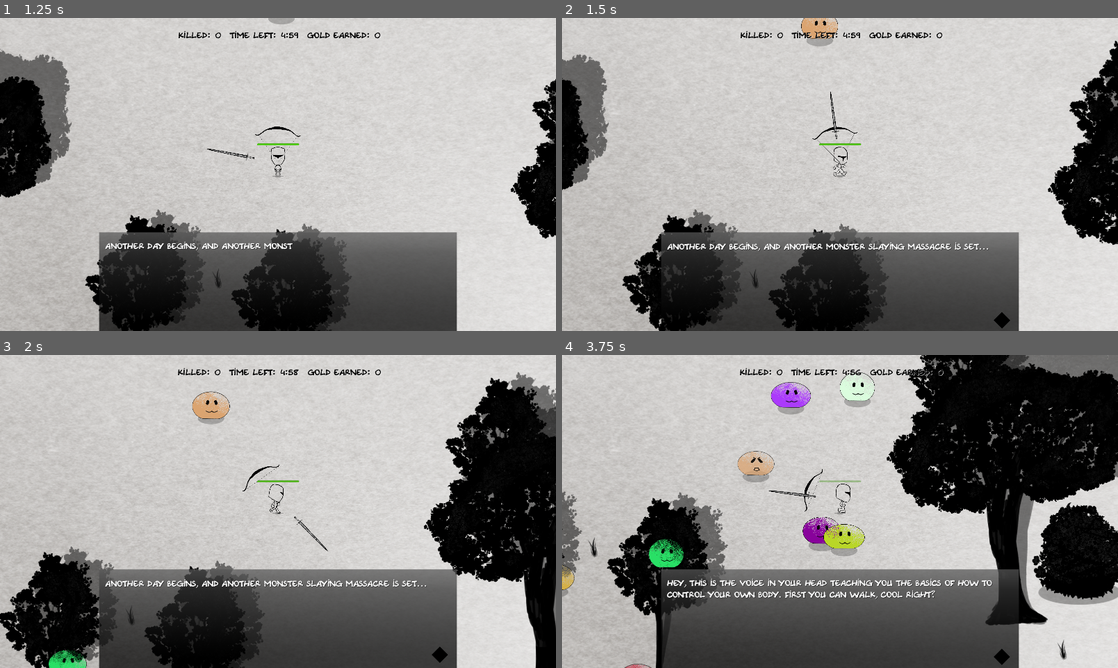
Above: before the commit, frames 1-4 (two rows, left to right).
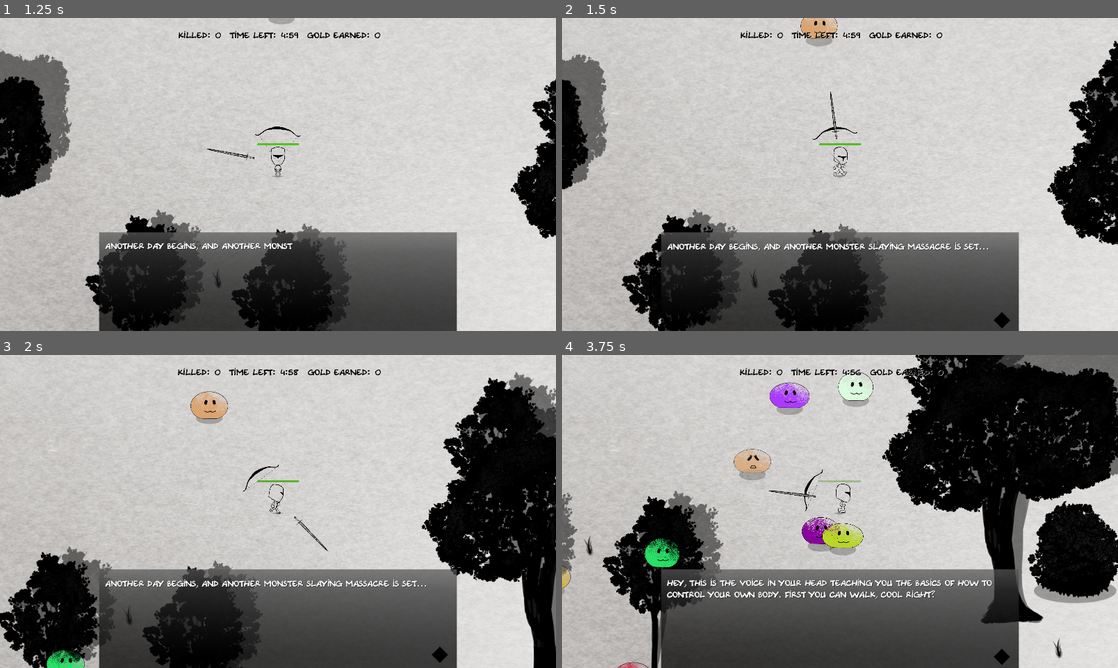
Above: after the commit, the same moments.

Repository: Raurs2/frontier-knight
Game: Godot game, scene res://scenes/main_menu.tscn
Same seed, same stepped clock (60 frames per second), same inputs: the game is played once before the commit and once after it.
Inputs (mouse positions are in pixels of both pictures, inside the frame that each line leads up to):
- Up to frame 1 (1.25 s): click "New Game" at 0.5 s
- Up to frame 2 (1.5 s): move the mouse to (962, 158) at 1.27 s; hold D (move_right) from 1.28 s (still down); tap Space (action) at 1.35 s
- Up to frame 3 (2 s): keep holding D (move_right)
- Up to frame 4 (3.75 s): move the mouse to (728, 527) at 2.02 s; release D (move_right) at 2.03 s; hold S (move_down) 2.03-2.78 s; tap Space (action) at 2.1, 2.85, 3.6 s; move the mouse to (895, 442) at 2.77 s; hold D (move_right) 2.78-3.53 s; move the mouse to (812, 574) at 3.52 s; hold W (move_up) from 3.53 s (still down)

Frame 1 is identical in both runs. In frame 2, 1.4% of the frame differs, in the area x 0-100%, y 0-100%; in frame 3, 4.1%; in frame 4, 8.7%.

Commit message:
small fixes

Diff:
--- a/resources/stats.gd
+++ b/resources/stats.gd
@@ -7,8 +7,9 @@
 const MIN_GOLD = 0
 
 #player Stats
-@export var player_stats = {'hp' : 100.0, 'str' : 20, 'def' : 20, 'dex' : 20, 'spd' : 20.0}
+@export var player_stats = {'hp' : 100.0, 'str' : 20, 'def' : 20, 'dex' : 20, 'spd' : 20.0, 'regen' : 1}
 @export var gold = 100
+@export var max_health = 100
 
 #Girl Stats
 @export var girl_stats = {'mood' : 1, 'trust' : 1, 'hunger' : 100}
@@ -24,7 +25,7 @@
 @export var days = 1
 
 #enemies
-@export var slime_stats = {'hp' : 75, 'dmg' : 20.0, 'def' : 5, 'spd' : 300.0}
+@export var slime_stats = {'hp' : 73, 'dmg' : 17.0, 'def' : 4, 'spd' : 300.0}
 @export var globin_stats = {'hp' : 135, 'dmg' : 40.0, 'def' : 15, 'spd' : 350.0}
 
 #Level Stats
--- a/scenes/Map2.tscn
+++ b/scenes/Map2.tscn
@@ -4,7 +4,7 @@
 [ext_resource type="Script" path="res://scripts/map_2.gd" id="1_g6asr"]
 
 [sub_resource type="RectangleShape2D" id="RectangleShape2D_q2bhd"]
-size = Vector2(338.187, 2205.39)
+size = Vector2(1, 2205.39)
 
 [node name="Map2" type="Node2D"]
 script = ExtResource("1_g6asr")
@@ -22,6 +22,7 @@
 metadata/_edit_use_anchors_ = true
 
 [node name="StaticBody2D3" type="StaticBody2D" parent="."]
+visible = false
 position = Vector2(35318, 81)
 
 [node name="CollisionShape2D" type="CollisionShape2D" parent="StaticBody2D3"]
@@ -30,6 +31,7 @@
 shape = SubResource("RectangleShape2D_q2bhd")
 
 [node name="StaticBody2D2" type="StaticBody2D" parent="."]
+visible = false
 
 [node name="CollisionShape2D" type="CollisionShape2D" parent="StaticBody2D2"]
 position = Vector2(-11317, 833)
@@ -37,6 +39,7 @@
 shape = SubResource("RectangleShape2D_q2bhd")
 
 [node name="StaticBody2D4" type="StaticBody2D" parent="."]
+visible = false
 position = Vector2(1855, -2097)
 rotation = 1.5708
 
@@ -46,6 +49,7 @@
 shape = SubResource("RectangleShape2D_q2bhd")
 
 [node name="StaticBody2D5" type="StaticBody2D" parent="."]
+visible = false
 position = Vector2(80, 35237)
 rotation = 1.5708
 
--- a/scenes/house.tscn
+++ b/scenes/house.tscn
@@ -728,6 +728,11 @@
 [node name="VBoxContainer" type="VBoxContainer" parent="Shop/PotionMenu/ScrollContainer/MarginContainer/VBoxContainer"]
 layout_mode = 2
 theme_override_constants/separation = 10
+
+[node name="RegenPotionBtn" type="Button" parent="Shop/PotionMenu/ScrollContainer/MarginContainer/VBoxContainer/VBoxContainer"]
+layout_mode = 2
+theme_override_font_sizes/font_size = 40
+text = "Regeneration Potion"
 
 [node name="StrPotionBtn" type="Button" parent="Shop/PotionMenu/ScrollContainer/MarginContainer/VBoxContainer/VBoxContainer"]
 layout_mode = 2
--- a/scenes/mob.tscn
+++ b/scenes/mob.tscn
@@ -3,8 +3,9 @@
 [ext_resource type="PackedScene" uid="uid://ogik4s70pgwl" path="res://scenes/slime.tscn" id="1_6whrl"]
 [ext_resource type="Script" path="res://scripts/mob.gd" id="1_vj3vd"]
 
-[sub_resource type="CircleShape2D" id="CircleShape2D_qx3k7"]
-radius = 45.1475
+[sub_resource type="CapsuleShape2D" id="CapsuleShape2D_b6nnu"]
+radius = 41.5361
+height = 83.0722
 
 [node name="Mob" type="CharacterBody2D"]
 collision_layer = 2
@@ -16,6 +17,6 @@
 unique_name_in_owner = true
 
 [node name="CollisionShape2D" type="CollisionShape2D" parent="."]
-position = Vector2(9.53674e-07, -9)
-scale = Vector2(1.37358, 1.05932)
-shape = SubResource("CircleShape2D_qx3k7")
+position = Vector2(0, -9)
+scale = Vector2(1.53694, 1.08086)
+shape = SubResource("CapsuleShape2D_b6nnu")
--- a/scenes/player.tscn
+++ b/scenes/player.tscn
@@ -80,6 +80,8 @@
 "speed": 10.0
 }]
 
+[sub_resource type="CapsuleShape2D" id="CapsuleShape2D_k6s6g"]
+
 [sub_resource type="CapsuleShape2D" id="CapsuleShape2D_8ugld"]
 radius = 6.38262
 height = 14.9417
@@ -115,10 +117,10 @@
 flip_h = true
 
 [node name="CollisionShape2D" type="CollisionShape2D" parent="."]
-position = Vector2(11, -46)
+position = Vector2(9.72082, -46)
 rotation = -3.14159
-scale = Vector2(3.18334, 5.74124)
-shape = SubResource("CapsuleShape2D_8ugld")
+scale = Vector2(-0.803952, 2.93926)
+shape = SubResource("CapsuleShape2D_k6s6g")
 debug_color = Color(0.911082, 0.000101652, 0.727826, 0.42)
 
 [node name="Bow" parent="." instance=ExtResource("3_11dgj")]
@@ -151,8 +153,16 @@
 show_percentage = false
 
 [node name="Camera2D" type="Camera2D" parent="."]
+limit_left = -20000000
+limit_top = -20000000
+limit_right = 20000000
+limit_bottom = 20000000
 
 [node name="Timer" type="Timer" parent="."]
 wait_time = 2.0
 
+[node name="HealthRegen" type="Timer" parent="."]
+wait_time = 3.0
+
 [connection signal="timeout" from="Timer" to="." method="_on_timer_timeout"]
+[connection signal="timeout" from="HealthRegen" to="." method="_on_health_regen_timeout"]
--- a/scripts/house.gd
+++ b/scripts/house.gd
@@ -117,6 +117,7 @@
 @onready var items_button: TextureButton = $Activities/Activities2/ItemsButton
 @onready var menu_button: TextureButton = $Activities/Activities2/MenuButton
 @onready var bgm: Bgm = $Bgm
+@onready var regen_potion_btn: Button = $Shop/PotionMenu/ScrollContainer/MarginContainer/VBoxContainer/VBoxContainer/RegenPotionBtn
 
 var button_map_give
 var button_map_eat
@@ -219,6 +220,7 @@
 	connect_item_button(spd_potion_btn, "SPD Potion", 3, "spd", 2, 100)
 	connect_item_button(hp_potion_btn, "HP Potion", 3, "hp", 2, 100)
 	connect_item_button(ult_potion_btn, "ULTIMA Potion", 9, "random", 1, 100)
+	connect_item_button(regen_potion_btn, "Regeneration Potion", 3, "regen", 0.1, 100)
 
 	if not SaveManager.stats.events['Tutorial']:
 		dialog_box.is_dialog_started = true
@@ -329,11 +331,10 @@
 		trust_label.text = SaveManager.stats.girl_trust.find_key(9)
 
 func night():
-	work_button.disabled = true
-	shop_button.disabled = true
-	talk_button.disabled = true
-	eat_button.disabled = true
-	items_button.disabled = true
+	work_button.visible = false
+	shop_button.visible = false
+	talk_button.visible = false
+	eat_button.visible = false
 	sleep_button.disabled = false
 
 func pass_time():
@@ -425,6 +426,10 @@
 	SaveManager.stats.days += 1
 	day_label.text = str(SaveManager.stats.days)
 	SaveManager.save_game()
+	work_button.visible = true
+	shop_button.visible = true
+	talk_button.visible = true
+	eat_button.visible = true
 
 func _on_sleep_button_pressed() -> void:
 	girl_stat_change(0, 0, randi_range(-10, -20))
--- a/scripts/level_end_score.gd
+++ b/scripts/level_end_score.gd
@@ -14,7 +14,8 @@
 	coins_earned.text = str(SaveManager.stats.coins_earned)
 
 func _on_button_pressed() -> void:
-	SaveManager.stats.player_stats['hp'] = 100
+	SaveManager.stats.max_health += 1
+	SaveManager.stats.player_stats['hp'] = SaveManager.stats.max_health
 	SaveManager.stats.add_gold(SaveManager.stats.coins_earned)
 
 	SaveManager.stats.coins_earned = 0
--- a/scripts/map_2.gd
+++ b/scripts/map_2.gd
@@ -17,8 +17,56 @@
 
 func _ready():
 	randomize()
+	create_map_boundary()
+	create_black_overlay()
 	for i in range(NUM_OBJECTS):
 		place_random_object()
+
+func create_black_overlay():
+	var half_size = MAP_SIZE / 2
+	var border_thickness = 10000
+	# Top Black Bar
+	add_black_rect(Vector2(-half_size.x - border_thickness, -half_size.y - border_thickness),
+				   Vector2(MAP_SIZE.x + border_thickness * 2, border_thickness))
+	# Bottom Black Bar
+	add_black_rect(Vector2(-half_size.x - border_thickness, half_size.y),
+				   Vector2(MAP_SIZE.x + border_thickness * 2, border_thickness))
+	# Left Black Bar
+	add_black_rect(Vector2(-half_size.x - border_thickness, -half_size.y),
+				   Vector2(border_thickness, MAP_SIZE.y))
+	# Right Black Bar
+	add_black_rect(Vector2(half_size.x, -half_size.y),
+				   Vector2(border_thickness, MAP_SIZE.y))
+
+func add_black_rect(position, size):
+	var rect = ColorRect.new()
+	rect.color = Color(0, 0, 0, 1)
+	rect.position = position
+	rect.size = size
+	rect.z_index = 10
+	add_child(rect)
+
+func create_map_boundary():
+	var boundary = StaticBody2D.new()
+	add_child(boundary)
+	var border_thickness = 200
+	var half_size = MAP_SIZE / 2
+	# Top Wall
+	add_border(boundary, Vector2(0, -half_size.y - border_thickness / 2), Vector2(MAP_SIZE.x + border_thickness * 2, border_thickness))
+	# Bottom Wall
+	add_border(boundary, Vector2(0, half_size.y + border_thickness / 2), Vector2(MAP_SIZE.x + border_thickness * 2, border_thickness))
+	# Left Wall
+	add_border(boundary, Vector2(-half_size.x - border_thickness / 2, 0), Vector2(border_thickness, MAP_SIZE.y + border_thickness * 2))
+	# Right Wall
+	add_border(boundary, Vector2(half_size.x + border_thickness / 2, 0), Vector2(border_thickness, MAP_SIZE.y + border_thickness * 2))
+
+func add_border(parent, position, size):
+	var border = CollisionShape2D.new()
+	var shape = RectangleShape2D.new()
+	shape.size = size
+	border.shape = shape
+	border.position = position
+	parent.add_child(border)
 
 func place_random_object():
 	var grid_x = randi_range(-MAP_SIZE.x / 2 / GRID_SIZE, MAP_SIZE.x / 2 / GRID_SIZE) * GRID_SIZE
--- a/scripts/player.gd
+++ b/scripts/player.gd
@@ -9,12 +9,13 @@
 @onready var timer: Timer = $Timer
 @onready var health_bar: ProgressBar = $HealthBar
 @onready var hit_box: Area2D = $HitBox
+@onready var health_regen: Timer = $HealthRegen
 
 const FADE = 0.5
 const ROTATION_SPEED = 5
 
 var health = SaveManager.stats.player_stats['hp']
-var speed = 420 * (1000 + SaveManager.stats.player_stats['spd']) / 1000
+var speed = 430 * (1000 + SaveManager.stats.player_stats['spd']) / 1000
 var shield = SaveManager.stats.player_stats['def'] / 2.0
 
 func _ready() -> void:
@@ -25,6 +26,8 @@
 	var direction = Input.get_vector("move_left", "move_right", "move_up", "move_down")
 	velocity = direction * speed
 	move_and_slide()
+
+	health_bar.value = health
 
 	sword_pivot.rotation += delta * ROTATION_SPEED
 
@@ -45,7 +48,7 @@
 	var slime_dmg = SaveManager.stats.slime_stats['dmg']
 	var overlapping_mobs = hit_box.get_overlapping_bodies()
 	if overlapping_mobs.size() > 0:
-		timer.start(2)
+		timer.start(3)
 		var tween = create_tween()
 		tween.tween_property(health_bar, 'modulate', Color(1, 1, 1, 1), FADE)
 
@@ -57,5 +60,17 @@
 			health_depleted.emit()
 
 func _on_timer_timeout() -> void:
-	var tween = create_tween()
-	tween.tween_property(health_bar, 'modulate', Color(1, 1, 1, 0), FADE)
+	health_regen.start(1)
+	#var tween = create_tween()
+	#tween.tween_property(health_bar, 'modulate', Color(1, 1, 1, 0), FADE)
+
+
+func _on_health_regen_timeout() -> void:
+	if health < SaveManager.stats.max_health:
+		health += SaveManager.stats.player_stats['regen']
+		health_bar.value = health
+		health_regen.start()
+	else:
+		health_regen.stop()
+		var tween = create_tween()
+		tween.tween_property(health_bar, 'modulate', Color(1, 1, 1, 0), FADE)
Not shown, changed: export_presets.cfg
Not shown: 1 places in scenes/player.tscn that only renumber resources
